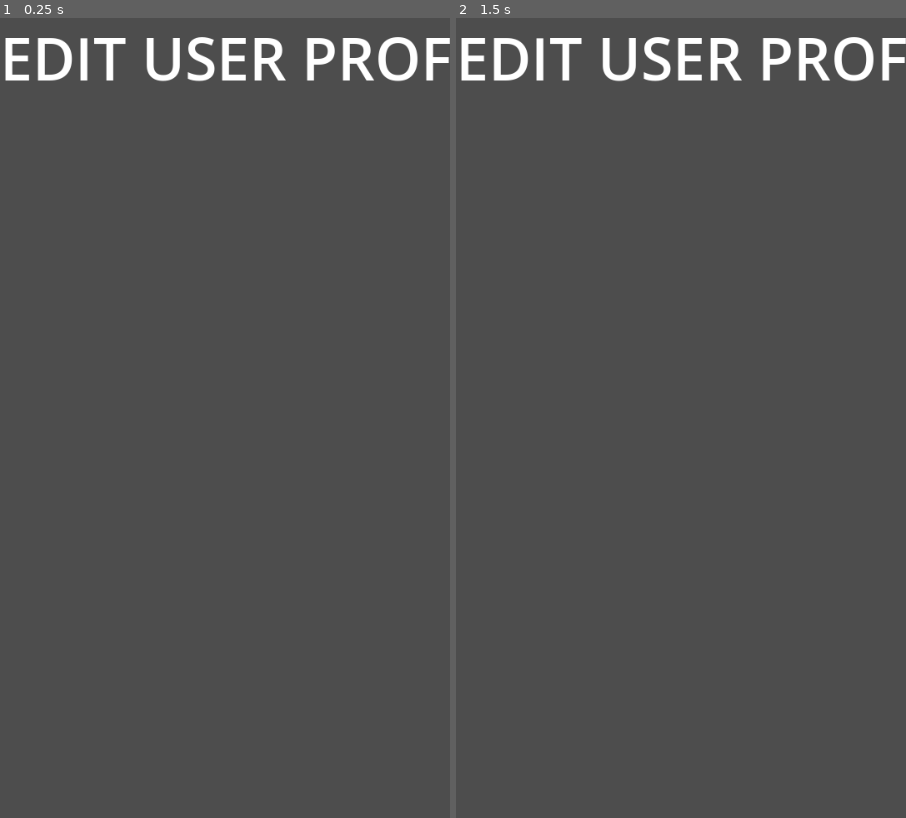
Above: before the commit, frames 1-2 (left to right).
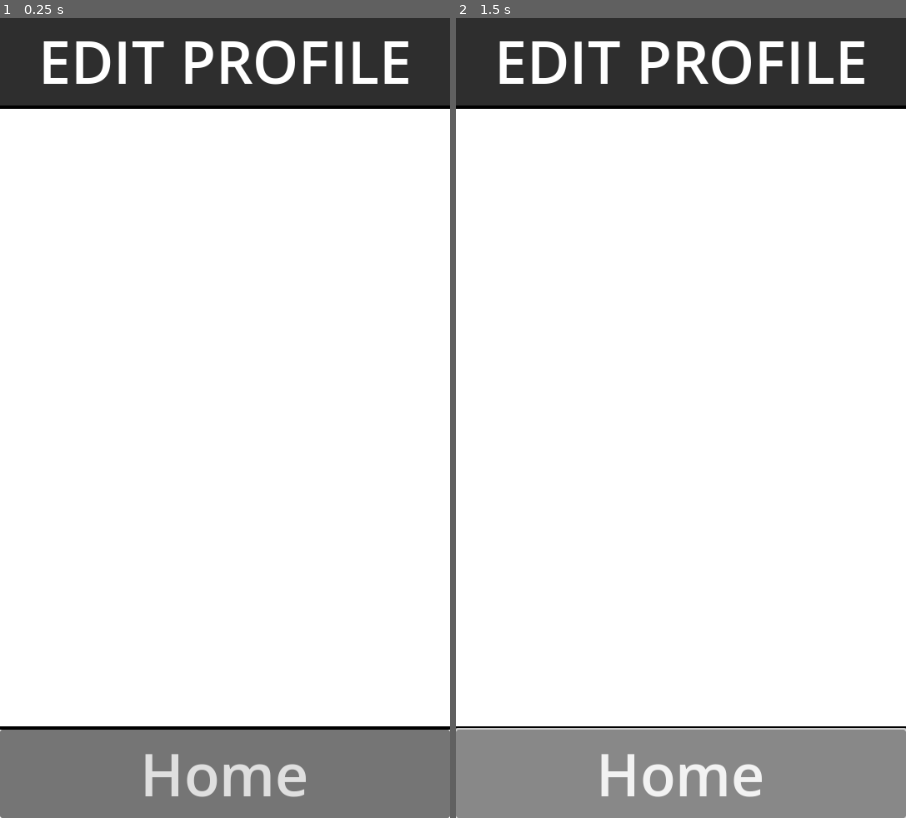
Above: after the commit, the same moments.

Repository: Wyatt5150/Dog-Tinder-Codestuff
Game: Godot game, scene res://Scenes/EditUserProfile.tscn
The game is run twice, just before and just after one commit, with the same random seed, the same clock (stepped at 60 frames per second) and the same inputs. The project has no main scene, so this scene is started directly.
Inputs (mouse positions are in pixels of both pictures, inside the frame that each line leads up to):
- Up to frame 1 (0.25 s): no input
- Up to frame 2 (1.5 s): click (681, 770) at 0.5 s, where only the run after the commit has a clickable "Home"; click (681, 770) at 1.25 s, where only the run after the commit has a clickable "Home"

The runs differ from the first frame. In frame 1, 99% of the frame differs, in the area x 0-100%, y 0-100%; in frame 2, 99%.

Commit message:
Basic User setup outline

Diff:
--- a/Datez4Dogz/Scenes/EditUserProfile.tscn
+++ b/Datez4Dogz/Scenes/EditUserProfile.tscn
@@ -2,10 +2,79 @@
 
 [ext_resource type="Theme" uid="uid://de8v2cdqc8x16" path="res://Themes/BigHeaderTheme.tres" id="1_et03q"]
 
-[node name="EditUserProfile" type="Node2D"]
+[node name="EditUserProfile" type="Control"]
+layout_mode = 3
+anchors_preset = 15
+anchor_right = 1.0
+anchor_bottom = 1.0
+grow_horizontal = 2
+grow_vertical = 2
 
-[node name="Label" type="Label" parent="."]
-offset_right = 40.0
-offset_bottom = 23.0
+[node name="ColorRect" type="ColorRect" parent="."]
+layout_mode = 1
+anchors_preset = 15
+anchor_right = 1.0
+anchor_bottom = 1.0
+grow_horizontal = 2
+grow_vertical = 2
+color = Color(0, 0, 0, 1)
+
+[node name="VBoxContainer" type="VBoxContainer" parent="."]
+layout_mode = 1
+anchors_preset = 15
+anchor_right = 1.0
+anchor_bottom = 1.0
+grow_horizontal = 2
+grow_vertical = 2
+
+[node name="Header" type="ColorRect" parent="VBoxContainer"]
+layout_mode = 2
+size_flags_vertical = 3
+color = Color(0.180005, 0.180005, 0.180005, 1)
+
+[node name="Title" type="Label" parent="VBoxContainer/Header"]
+layout_mode = 1
+anchors_preset = 15
+anchor_right = 1.0
+anchor_bottom = 1.0
+grow_horizontal = 2
+grow_vertical = 2
 theme = ExtResource("1_et03q")
-text = "EDIT USER PROFILE"
+text = "EDIT PROFILE"
+horizontal_alignment = 1
+vertical_alignment = 1
+autowrap_mode = 1
+clip_text = true
+
+[node name="Body" type="ColorRect" parent="VBoxContainer"]
+layout_mode = 2
+size_flags_vertical = 3
+size_flags_stretch_ratio = 7.0
+
+[node name="ScrollContainer" type="ScrollContainer" parent="VBoxContainer/Body"]
+layout_mode = 1
+anchors_preset = 15
+anchor_right = 1.0
+anchor_bottom = 1.0
+grow_horizontal = 2
+grow_vertical = 2
+
+[node name="VBoxContainer" type="VBoxContainer" parent="VBoxContainer/Body/ScrollContainer"]
+layout_mode = 2
+size_flags_horizontal = 3
+size_flags_vertical = 3
+
+[node name="Footer" type="ColorRect" parent="VBoxContainer"]
+layout_mode = 2
+size_flags_vertical = 3
+theme = ExtResource("1_et03q")
+
+[node name="Button" type="Button" parent="VBoxContainer/Footer"]
+layout_mode = 1
+anchors_preset = 15
+anchor_right = 1.0
+anchor_bottom = 1.0
+grow_horizontal = 2
+grow_vertical = 2
+theme = ExtResource("1_et03q")
+text = "Home"
--- a/Datez4Dogz/Themes/BigHeaderTheme.tres
+++ b/Datez4Dogz/Themes/BigHeaderTheme.tres
@@ -1,4 +1,5 @@
 [gd_resource type="Theme" format=3 uid="uid://de8v2cdqc8x16"]
 
 [resource]
+default_font_size = 70
 Label/font_sizes/font_size = 70
